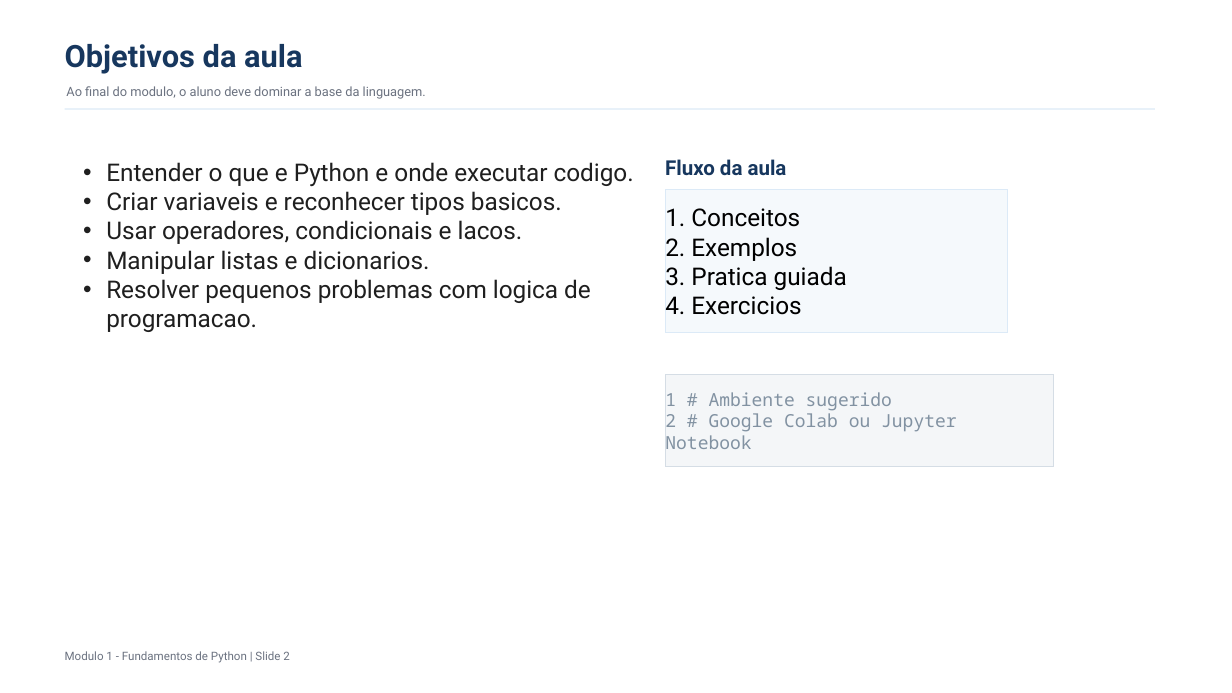
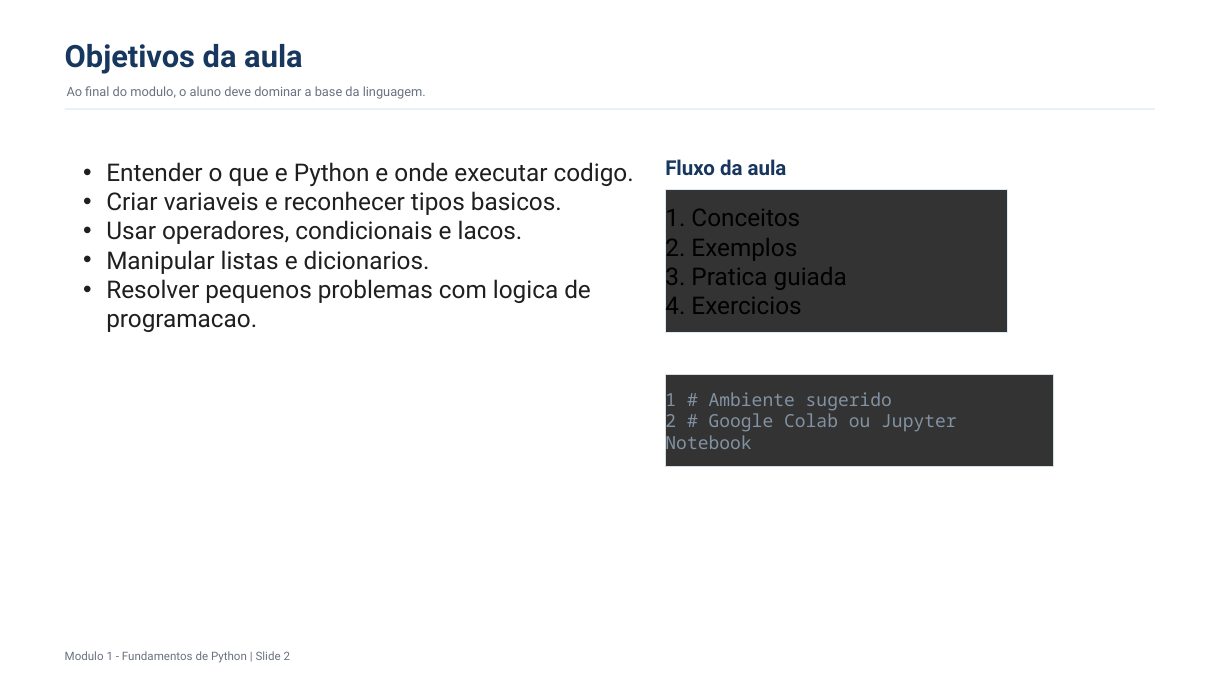
Before and after one commit to leduardopacheco/cursoPythonCDD, a slide deck: slide 2 of slides/modulo-1/fundamentos_python_modulo_1.pptx. Drawn at 1232x693 pixels with LibreOffice and Linux fonts; fonts in the diff are those of the drawing. Boxes give left, top, right and bottom in pixels: in the first picture for what was removed or moved away, otherwise in the second. Text is boxed around its words. In the diff, an @@ line names an element or a change of style, - is before the commit and + after.

```diff
--- a/slides/modulo-1/fundamentos_python_modulo_1.pptx
+++ b/slides/modulo-1/fundamentos_python_modulo_1.pptx
@@ rectangle "1. Conceitos" at [665, 189, 1007, 333]: fill #F5F9FC to #333333; outline #DCEAF7 0.75 pt to #DCEAF7 0 pt @@
@@ text in rectangle at [665, 389, 957, 454]: text changed @@
-1 # Ambiente sugerido
-2 # Google Colab ou Jupyter Notebook
+1 # Ambiente sugerido
+2 # Google Colab ou Jupyter Notebook
@@ rectangle "1 # Ambiente sugerido" at [665, 374, 1054, 467]: fill #F4F6F8 to #333333; outline #D5DDE5 0.75 pt to #D5DDE5 0 pt @@
```
Also in this commit, not shown: 6 other slides changed.
